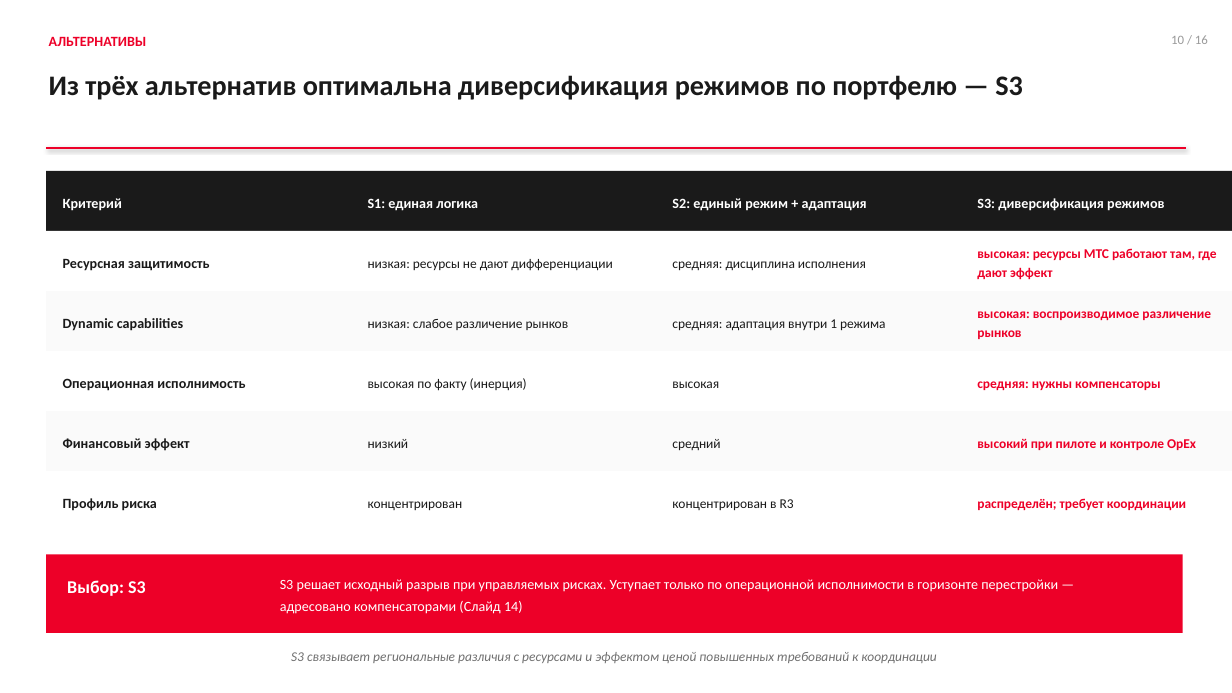
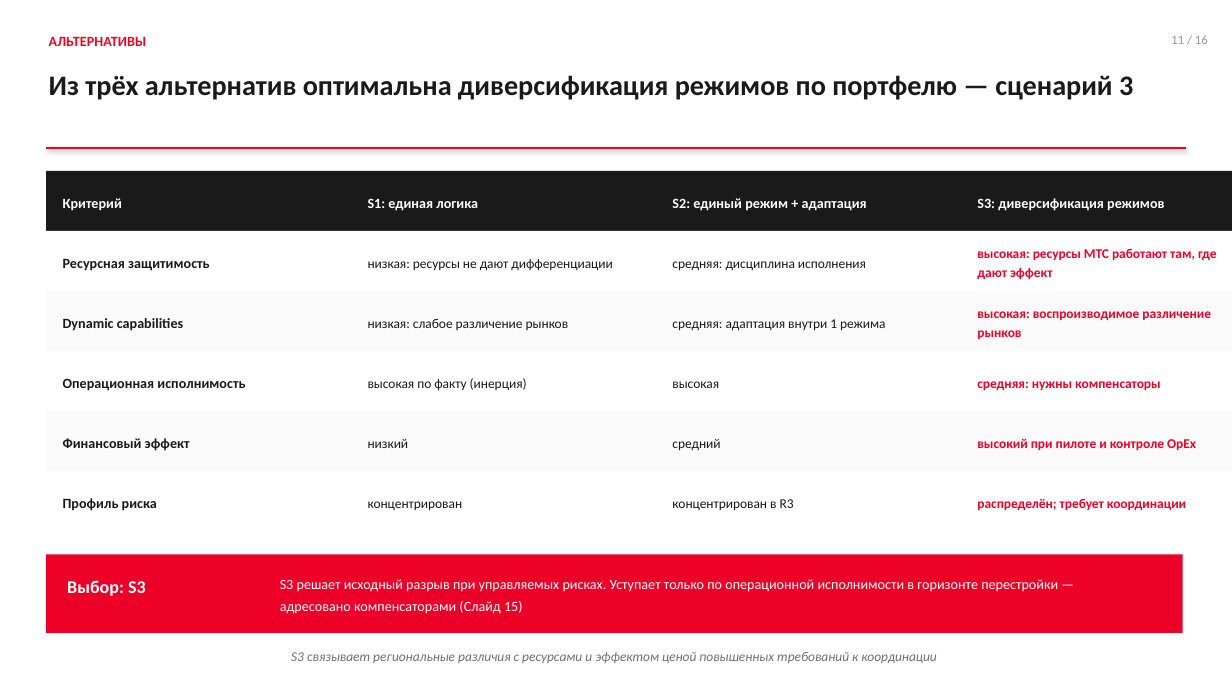
Before and after one commit to alalolop3-hue/-, a slide deck: slide 11 of vkr/VKR_presentation.pptx (slide 10 before the commit). Drawn at 1232x693 pixels with LibreOffice and Linux fonts; fonts in the diff are those of the drawing. Boxes give left, top, right and bottom in pixels: in the first picture for what was removed or moved away, otherwise in the second. Text is boxed around its words. In the diff, an @@ line names an element or a change of style, - is before the commit and + after.

```diff
--- a/vkr/VKR_presentation.pptx
+++ b/vkr/VKR_presentation.pptx
@@ text at box(1171, 35, 1208, 44): text changed @@
-10 / 16
+11 / 16
@@ text at box(49, 75, 1133, 100): text changed @@
-Из трёх альтернатив оптимальна диверсификация режимов по портфелю — S3
+Из трёх альтернатив оптимальна диверсификация режимов по портфелю — сценарий 3
@@ text at box(280, 579, 1058, 614): text changed @@
-S3 решает исходный разрыв при управляемых рисках. Уступает только по операционной исполнимости в горизонте перестройки — адресовано компенсаторами (Слайд 14)
+S3 решает исходный разрыв при управляемых рисках. Уступает только по операционной исполнимости в горизонте перестройки — адресовано компенсаторами (Слайд 15)
```
Also in this commit, not shown: 8 other slides changed, 5 slides added, 5 slides removed, 4 other files.
